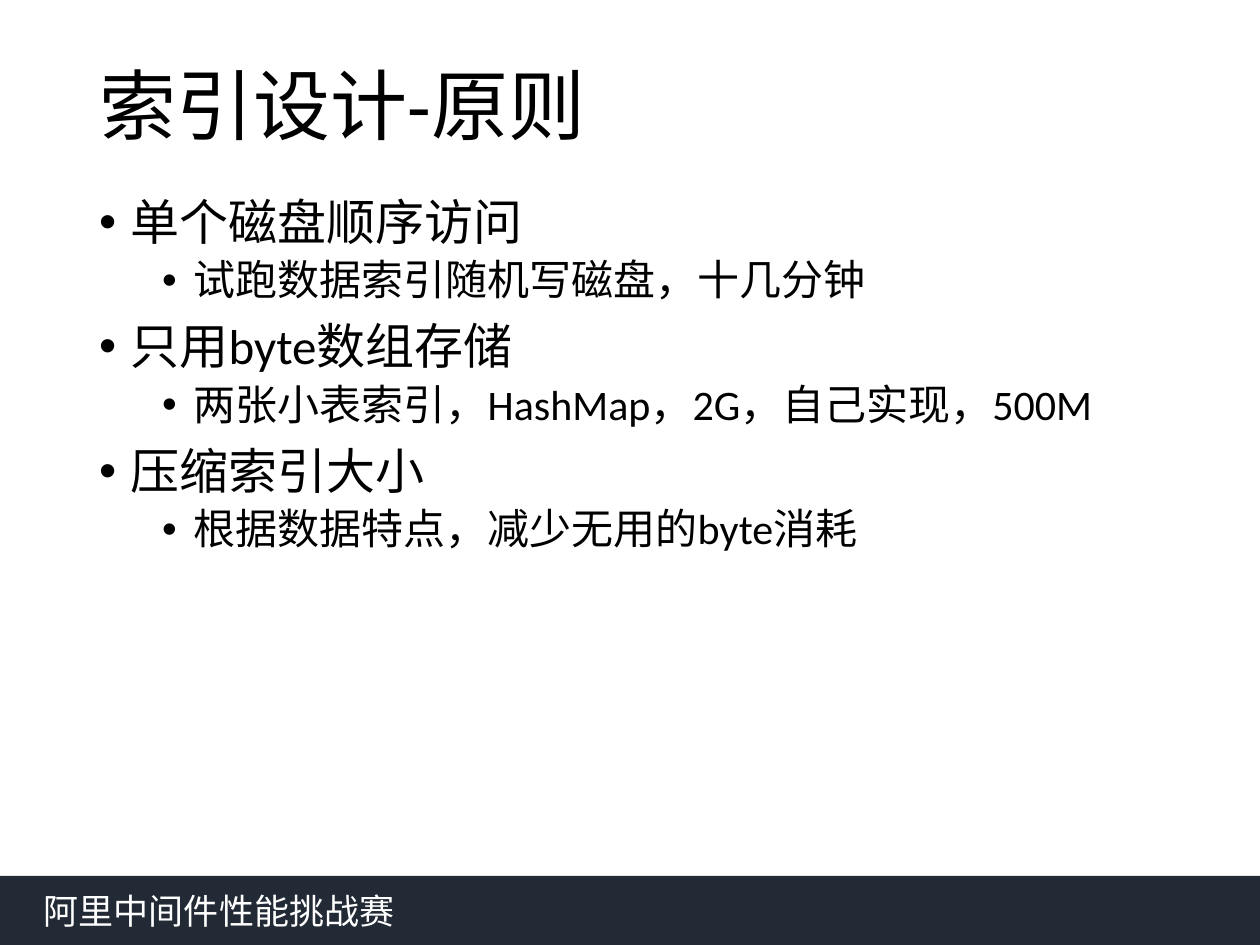
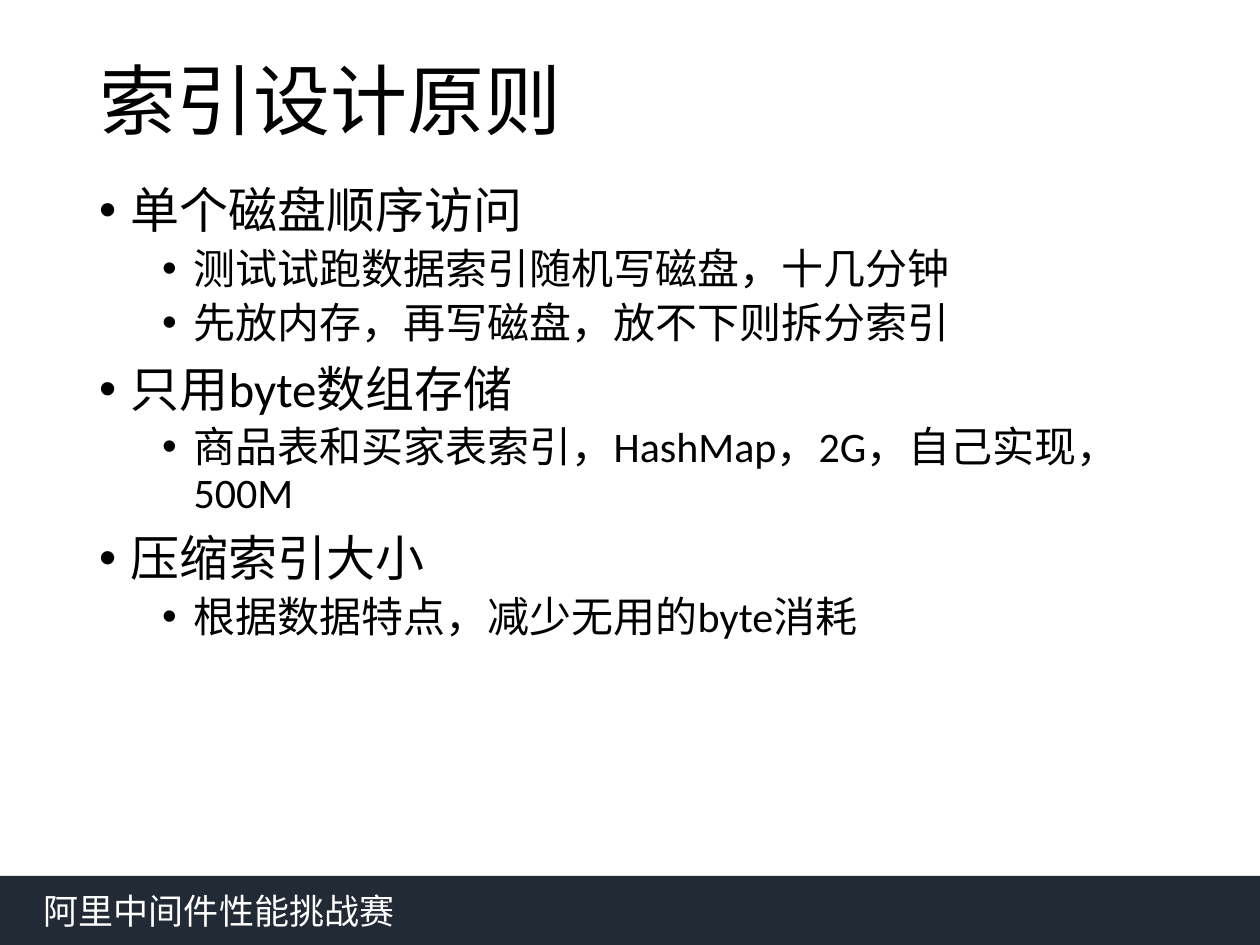
Before and after one commit to qwordy/AlibabaMiddlewareRace2, a slide deck: slide 10 of doc/中间件答辩yfy.pptx (slide 7 before the commit). Drawn at 1260x945 pixels with LibreOffice and Linux fonts; fonts in the diff are those of the drawing. Boxes give left, top, right and bottom in pixels: in the first picture for what was removed or moved away, otherwise in the second. Text is boxed around its words. In the diff, an @@ line names an element or a change of style, - is before the commit and + after.

```diff
--- a/doc/中间件答辩yfy.pptx
+++ b/doc/中间件答辩yfy.pptx
@@ title at <box>99,64,561,136</box>: text changed @@
-索引设计-原则
+索引设计原则
@@ text "单个磁盘顺序访问": place and size @@
-text "单个磁盘顺序访问" at <box>131,198,1092,551</box>
+text "单个磁盘顺序访问" at <box>131,186,1119,639</box>
@@ text at <box>194,248,950,343</box>: text changed @@
-  • 试跑数据索引随机写磁盘，十几分钟
+  • 测试试跑数据索引随机写磁盘，十几分钟
+  • 先放内存，再写磁盘，放不下则拆分索引
@@ text at <box>194,426,1119,509</box>: text changed @@
-  • 两张小表索引，HashMap，2G，自己实现，500M
+  • 商品表和买家表索引，HashMap，2G，自己实现，500M
```
Also in this commit, not shown: 4 other slides changed, 13 slides added, 2 slides removed, 10 other files.
